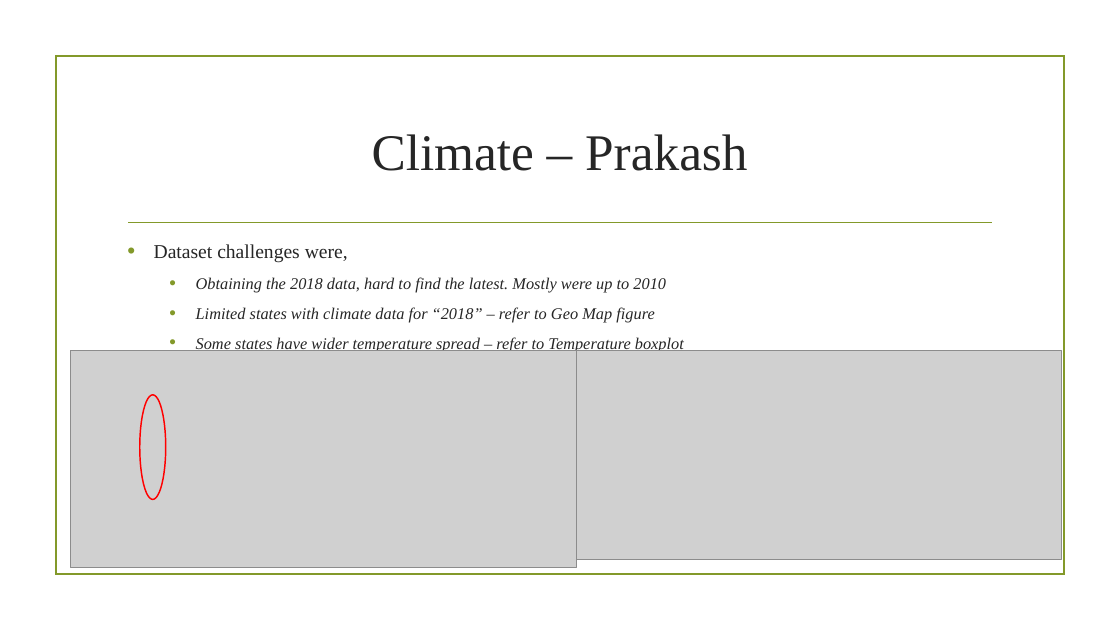
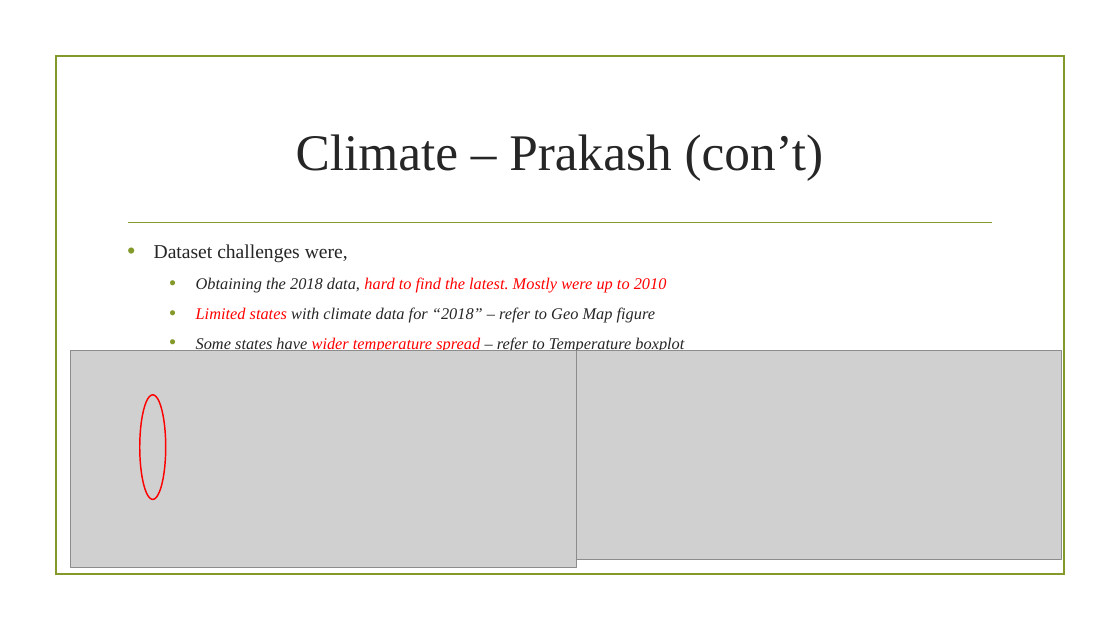
Before and after one commit to prakashbalasubramaniam/The_Incredible_Quad, a slide deck: slide 16 of Working_Presentation.pptx (slide 15 before the commit). Drawn at 1120x630 pixels with LibreOffice and Linux fonts; fonts in the diff are those of the drawing; grey boxes stand for pictures; background and template pictures are left out. Boxes give left, top, right and bottom in pixels: in the first picture for what was removed or moved away, otherwise in the second. Text is boxed around its words. In the diff, an @@ line names an element or a change of style, - is before the commit and + after.

Commit message:
Update Working_Presentation with Climate analysis

```diff
--- a/Working_Presentation.pptx
+++ b/Working_Presentation.pptx
@@ title at <box>296,134,824,181</box>: text changed @@
-Climate – Prakash
+Climate – Prakash (con’t)
@@ text at <box>196,277,684,353</box>: text colour #262626 to #FF0000 in "hard to find the latest. Mostly were ...", "Limited states", "wider temperature spread" @@
```
Also in this commit, not shown: 2 other slides changed.
